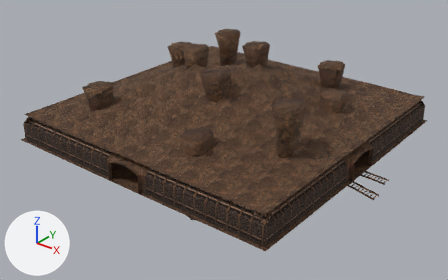
An edit to the glTF model assets/meshes/lvl1/lvl1.gltf, drawn before and after from the same camera.
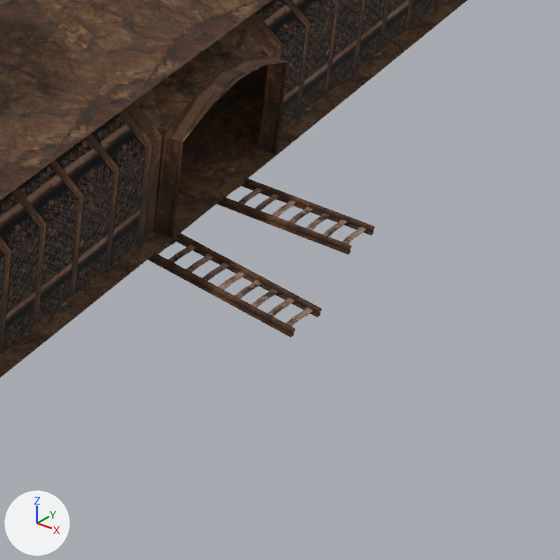
Old and new are each drawn whole from a camera (50 mm lens) standing at (49.2, -63.0, 37.1) and looking at (0.8, -2.5, -0.4) and again close up on the part from 71% to 95% of the width and 49% to 86% of the height. Lighting does not change. The marker at lower left points along +X, +Y and +Z. The first two pictures are the older version. Objects named as collision shapes, trigger or cutter boxes, shadow casters or lower levels of detail are left out. Where no turn or scale is listed for an object, it has been applied to the vertices. Vertices at exactly the same position are counted once.

Objects in the first close-up: 'ceiling-col', 'door_closed.001', 'door_closed.002', 'ground', 'walls.001-col'.
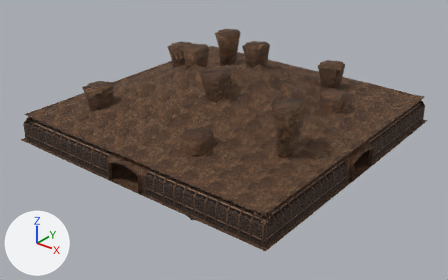
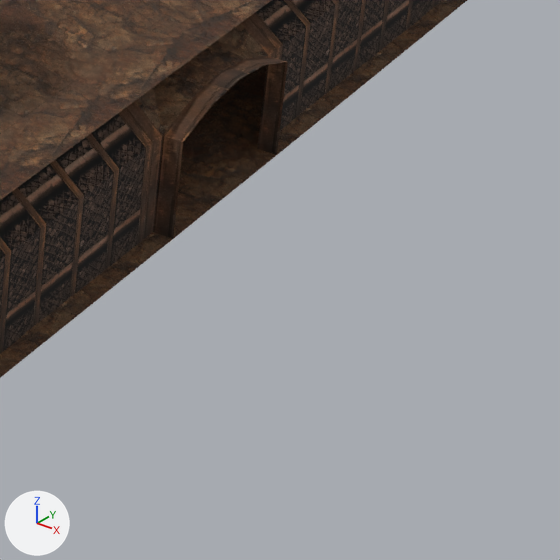
Commit message: Updejduj lvl 1 2 5

What changed in the scene script:
```text
Change me_door_closed_001:
    used by ob_door_closed_001; location = (17.55, 2.14, 0.02)
    remove me_door_closed_001.from_pydata(...)  # 12822 vertices, 21696 faces; spans x -18.0..6.0, y -2.0..16.3, z -0.5..0.1
    add me_door_closed_001.from_pydata(...)  # 10685 vertices, 18080 faces; spans x -18.0..0.3, y -1.9..16.3, z -0.3..0.1
    me_door_closed_001 part 1: 15 loose pieces with 2137 vertices, spanning x 0.3..6.0, y -2.0..-0.7, z -0.5..-0.1, are deleted
Change me_door_closed_002:
    used by ob_door_closed_002; location = (28.7, -0.88, 0.0)
    remove me_door_closed_002.from_pydata(...)  # 12822 vertices, 21696 faces; spans x -33.7..-5.1, y -7.2..3.3, z -1.5..0.1
    add me_door_closed_002.from_pydata(...)  # 10685 vertices, 18080 faces; spans x -33.7..-10.7, y -7.2..3.3, z -0.7..0.1
    me_door_closed_002 part 2: 15 loose pieces with 2137 vertices, spanning x -10.8..-5.1, y -1.5..0.1, z -1.5..-0.5, are deleted
```

Boxes [x1, y1, x2, y2] around the edits, measured in the close-ups (560 x 560 px):
'door_closed.002', reshaped (not visible afterwards): before [148, 233, 322, 337]
'door_closed.001', reshaped (not visible afterwards): before [217, 179, 375, 255]
